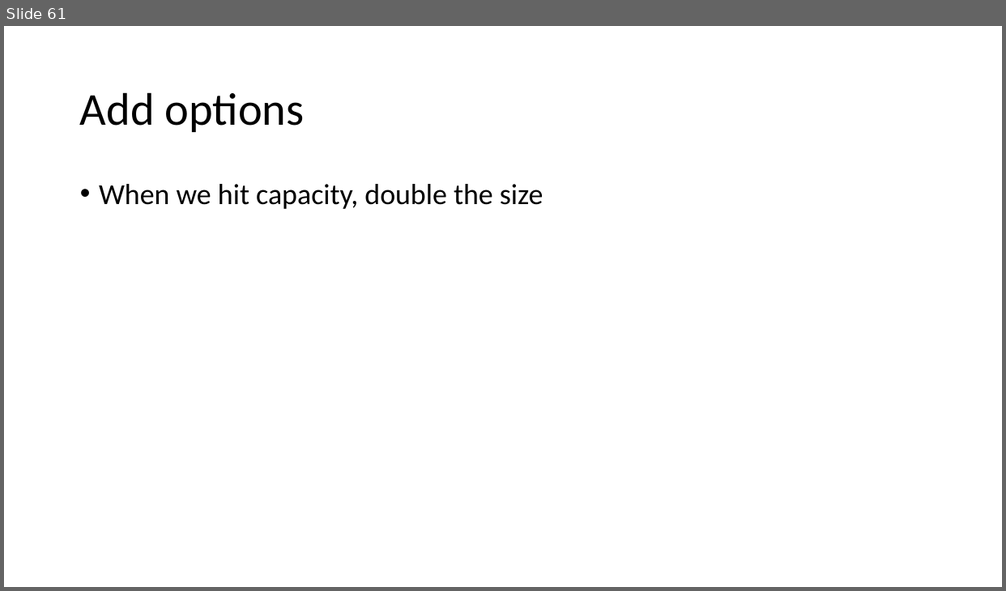
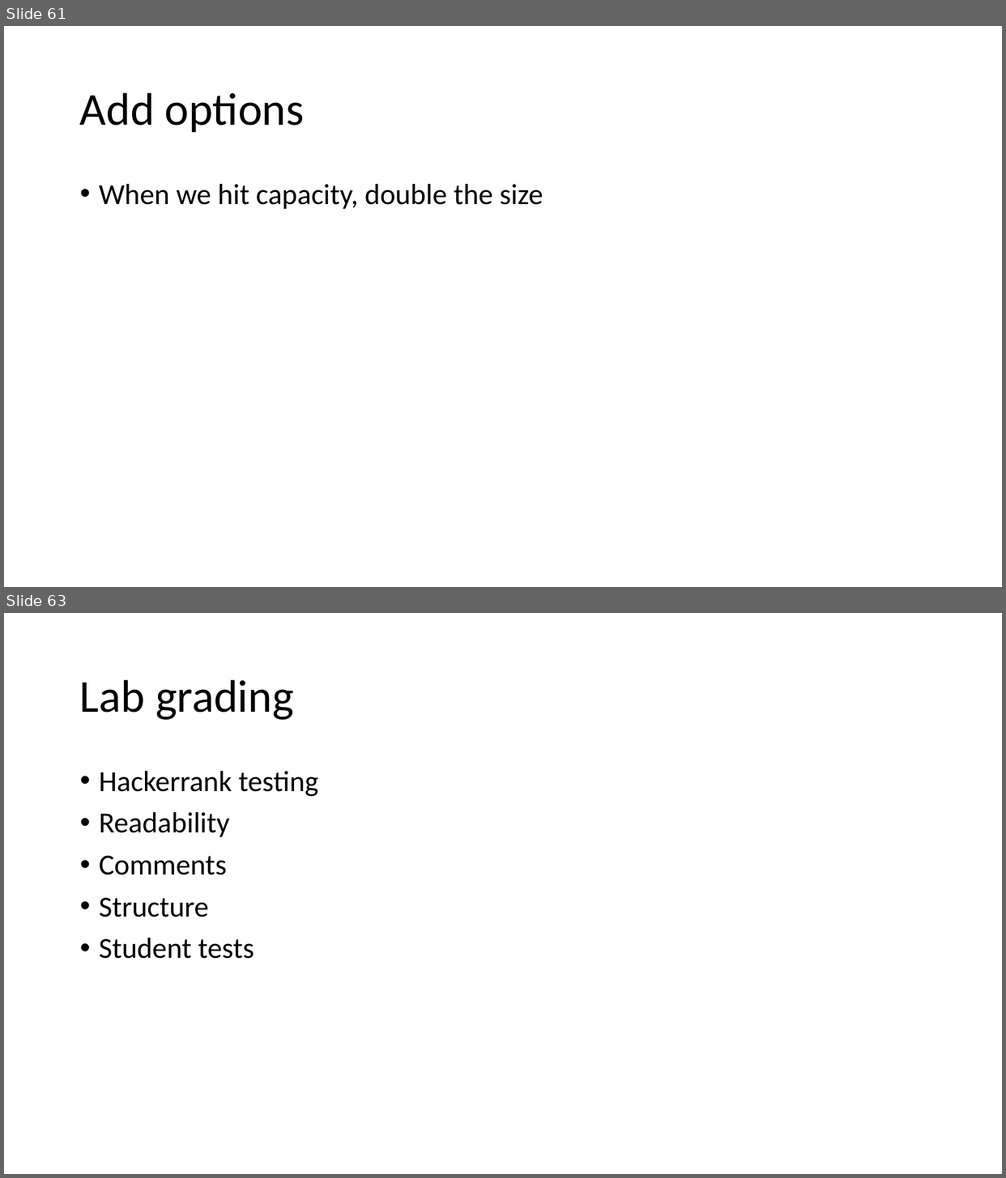
Before and after one commit to skalakm/232, a slide deck: notes.pptx. Shown one above the other, each under a label of ours: slide 61 before the commit, slides 61 and 63 after it; the slides between them are not shown. The pictures are 1006x591 and 1006x1178 pixels, drawn with LibreOffice and Linux fonts; fonts in the diff are those of the drawing. Boxes give left, top, right and bottom in pixels: in the first picture for what was removed or moved away, otherwise in the second. Text is boxed around its words. In the diff, an @@ line names an element or a change of style, - is before the commit and + after.

```diff
--- a/notes.pptx
+++ b/notes.pptx
@@ slide 63 added at (4,613,1002,1174), background #FFFFFF @@
@@ title added at (80,679,294,720), 44 pt, text #000000 @@
+Lab grading
@@ text added at (99,771,319,959), 28 pt, text #000000 @@
+• Hackerrank testing
+• Readability
+• Comments
+• Structure
+• Student tests
```
Also in this commit, not shown: 1 slide changed, 2 other slides added.
